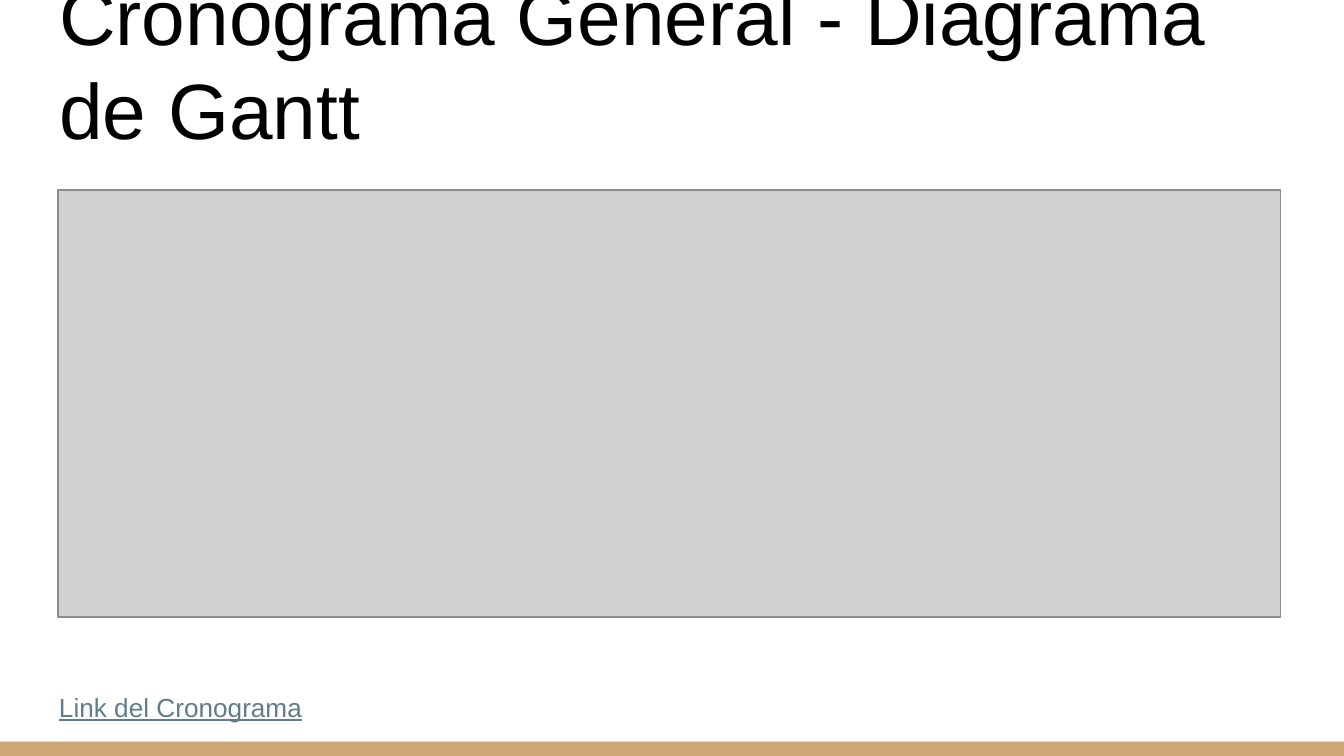
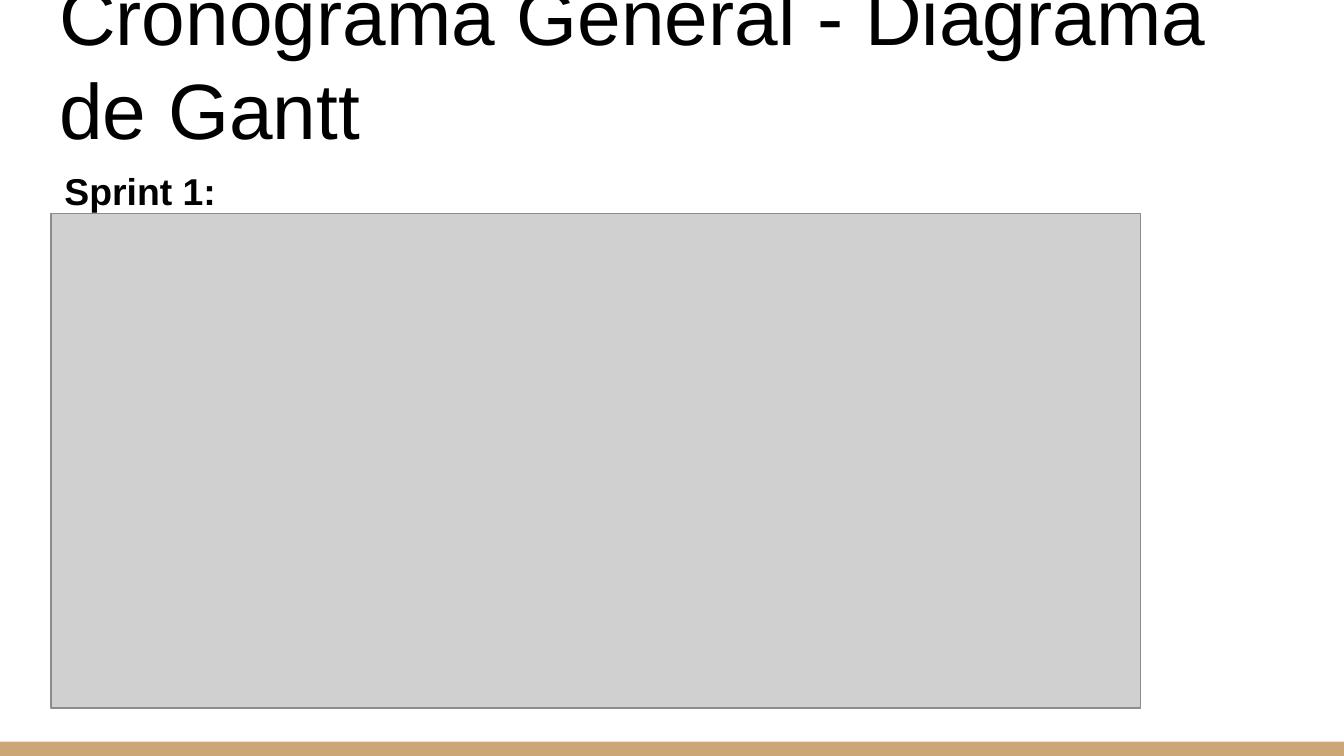
Before and after one commit to Chinaskidev/Dataminds-Consulting, a slide deck: slide 9 of Documentacion/Sprint_1/Demo_Sprint_1.pptx (slide 15 before the commit). Drawn at 1344x756 pixels with LibreOffice and Linux fonts; fonts in the diff are those of the drawing; grey boxes stand for pictures. Boxes give left, top, right and bottom in pixels: in the first picture for what was removed or moved away, otherwise in the second. Text is boxed around its words. In the diff, an @@ line names an element or a change of style, - is before the commit and + after.

Commit message:
Update Demo Sprin1

```diff
--- a/Documentacion/Sprint_1/Demo_Sprint_1.pptx
+++ b/Documentacion/Sprint_1/Demo_Sprint_1.pptx
@@ text added at box(64, 178, 216, 213), 20 pt, text #000000, bold @@
+Sprint 1:
@@ picture: place and size @@
-picture at box(58, 190, 1279, 617)
+picture at box(51, 214, 1141, 708)
@@ text removed at box(59, 698, 301, 723) @@
-Link del Cronograma
```
Also in this commit, not shown: 8 other slides changed, 2 slides added, 5 slides removed, 2 other files.
